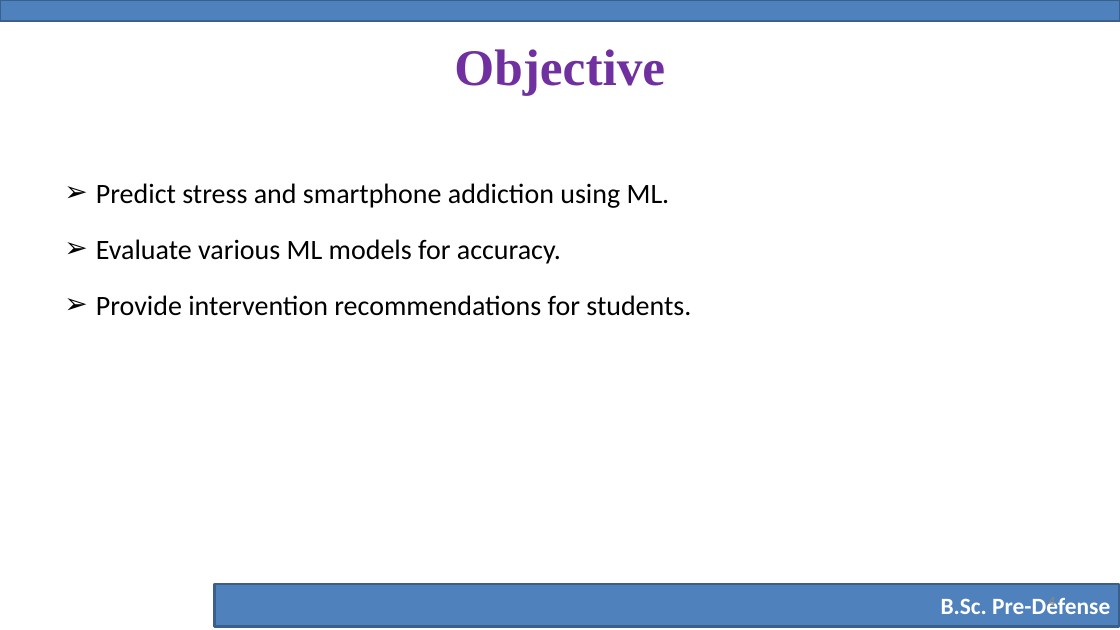
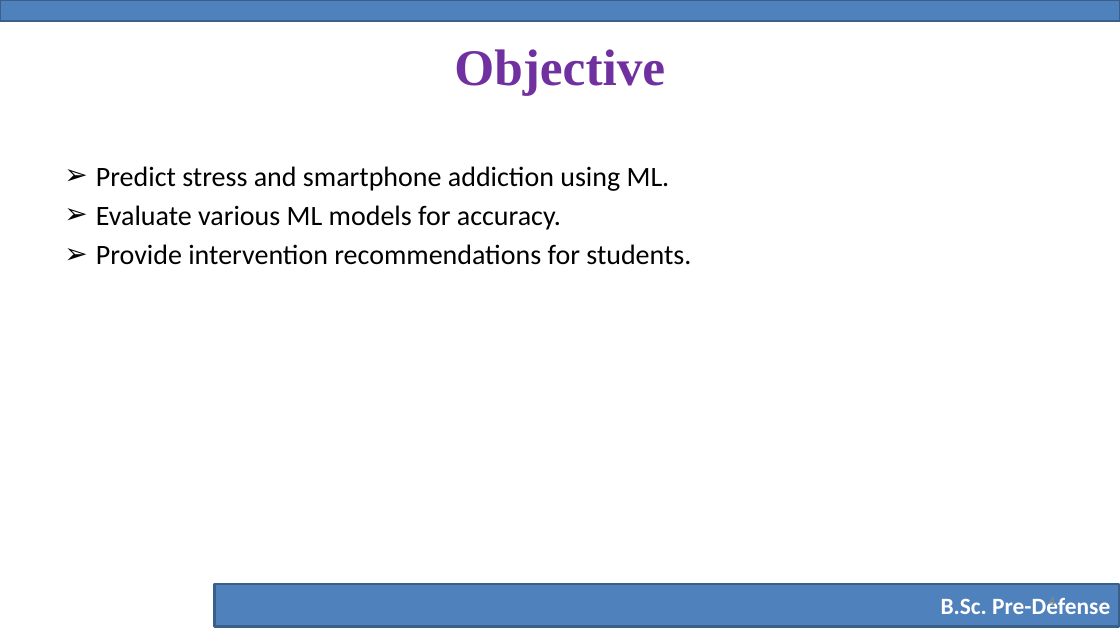
Before and after one commit to yeaminsakib/project, a slide deck: slide 4 of Stress_Prediction/Pre-Defense-Slide-Template.pptx. Drawn at 1120x630 pixels with LibreOffice and Linux fonts; fonts in the diff are those of the drawing; background and template pictures are left out. Boxes give left, top, right and bottom in pixels: in the first picture for what was removed or moved away, otherwise in the second. Text is boxed around its words. In the diff, an @@ line names an element or a change of style, - is before the commit and + after.

```diff
--- a/Stress_Prediction/Pre-Defense-Slide-Template.pptx
+++ b/Stress_Prediction/Pre-Defense-Slide-Template.pptx
@@ text "Predict stress and smartphone addiction ..." at bbox=[96, 166, 691, 265]: line spacing 1.5 to 1 @@
```
Also in this commit, not shown: 5 other slides changed, 2 slides added, 15 other files.
